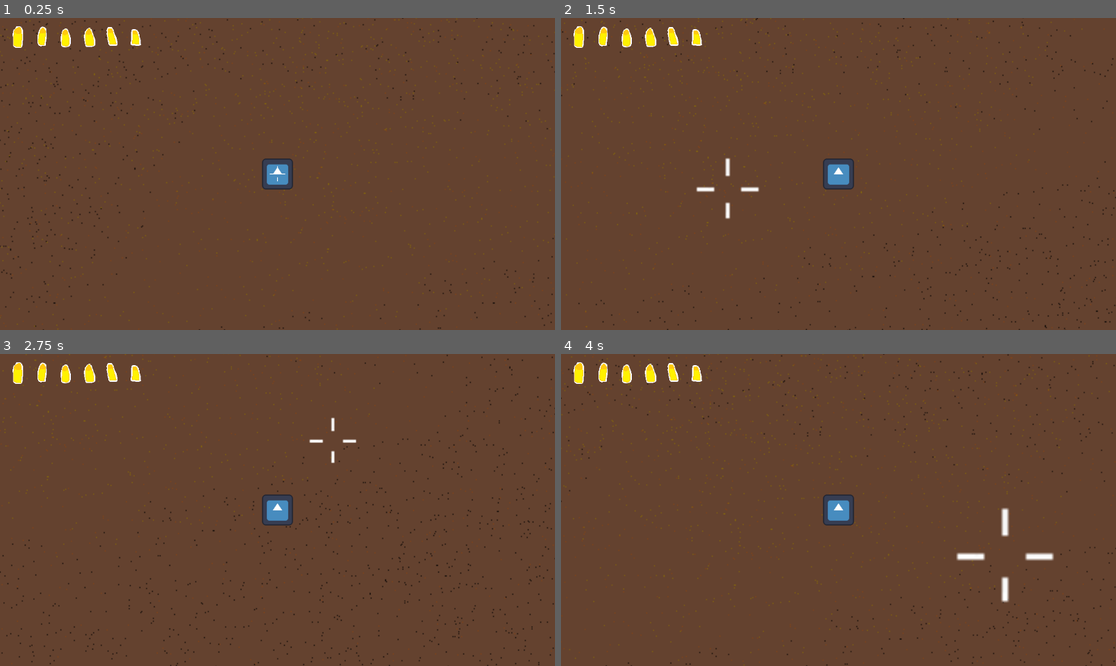
Above: before the commit, frames 1-4 (two rows, left to right).
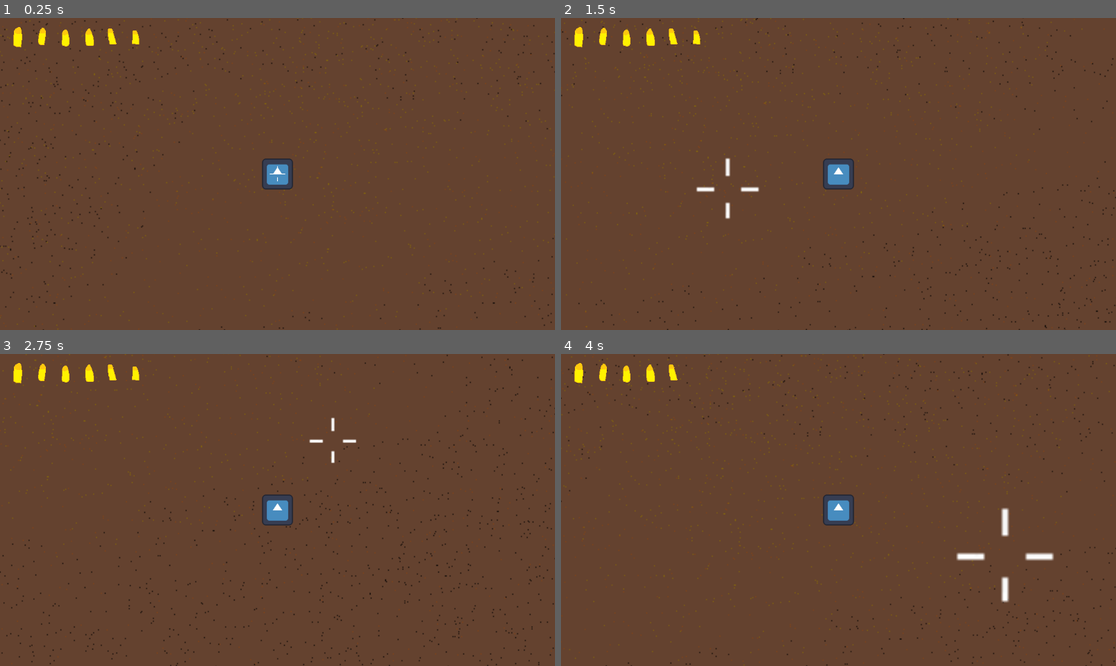
Above: after the commit, the same moments.

Repository: Niimphu/quickdraw
Game: Godot game, scene res://test.tscn
Same seed, same stepped clock (60 frames per second), same inputs: the game is played once before the commit and once after it. The engine's default icon, where the game draws it, is replaced by a stand-in: a white triangle on a blue panel in a dark square.
Inputs (mouse positions are in pixels of both pictures, inside the frame that each line leads up to):
- Up to frame 1 (0.25 s): no input
- Up to frame 2 (1.5 s): tap Enter at 0.5 s; hold D (right) 0.53-1.28 s; hold Space (roll) 0.53-1.28 s; move the mouse to (727, 189) at 1.27 s; hold S (down) from 1.28 s (still down); tap Mouse wheel down (scroll_down) at 1.35 s
- Up to frame 3 (2.75 s): move the mouse to (333, 441) at 2.02 s; release S (down) at 2.03 s; hold D (right) from 2.03 s (still down); hold Mouse wheel up (scroll_up) from 2.03 s (still down)
- Up to frame 4 (4 s): move the mouse to (810, 572) at 2.77 s; release D (right) at 2.78 s; release Mouse wheel up (scroll_up) at 2.78 s; hold W (up) 2.78-3.53 s; click (810, 572) at 2.85 s; move the mouse to (1005, 556) at 3.52 s; hold A (left) from 3.53 s (still down); hold Space (roll) from 3.53 s (still down)

The runs differ from the first frame. In frame 1, 0.2% of the frame differs, in the area x 2-26%, y 2-10%; in frame 2, 0.2%; in frame 3, 0.2%; in frame 4, 0.3%.

Commit message:
charged bullet ui indicator

Diff:
--- a/ammo_indicator.gd
+++ b/ammo_indicator.gd
@@ -1,9 +1,18 @@
 extends TextureProgressBar
 
+@export var MaskBar: ProgressBar
+@export var ChargedBullets: TextureProgressBar
 
-# Called when the node enters the scene tree for the first time.
+
 func _ready() -> void:
-	EventBus.ammo_changed.connect(update)
+	EventBus.ammo_changed.connect(update_ammo)
+	EventBus.charged_bullet.connect(update_charged_bullets)
 
-func update(new_value: int) -> void:
+
+func update_ammo(new_value: int) -> void:
 	value = new_value
+	MaskBar.value = new_value
+
+
+func update_charged_bullets(new_value: int) -> void:
+	ChargedBullets.value = new_value
--- a/event_bus.gd
+++ b/event_bus.gd
@@ -2,3 +2,4 @@
 
 signal accuracy_changed(value: float)
 signal ammo_changed(value: int)
+signal charged_bullet(value: int)
--- a/player.gd
+++ b/player.gd
@@ -156,6 +156,7 @@
 	elif charged_bullets < Gun.max_ammo:
 		if charged_bullets < Gun.ammo:
 			charged_bullets += 1
+			EventBus.charged_bullet.emit(charged_bullets)
 		#if charged_bullets < Gun.max_ammo:
 			#change_accuracy_modifier(-0.1)wd
 		if charged_bullets == Gun.max_ammo:
@@ -168,5 +169,6 @@
 	update_accuracy()
 	speed = move_speed
 	charged_bullets = 0
+	EventBus.charged_bullet.emit(charged_bullets)
 	accuracy_modifier = 1
 	#change_accuracy_modifier(0)
--- a/test.tscn
+++ b/test.tscn
@@ -58,19 +58,22 @@
 theme_override_constants/margin_right = 16
 theme_override_constants/margin_bottom = 16
 
-[node name="AmmoIndicator" type="TextureProgressBar" parent="UI/MarginContainer" unique_id=610053201]
+[node name="AmmoIndicator" type="TextureProgressBar" parent="UI/MarginContainer" unique_id=610053201 node_paths=PackedStringArray("MaskBar", "ChargedBullets")]
 layout_mode = 2
 max_value = 6.0
 value = 6.0
 rounded = true
 texture_progress = ExtResource("6_g14j6")
 script = ExtResource("7_vbegm")
+MaskBar = NodePath("MaskBar")
+ChargedBullets = NodePath("MaskBar/ChargedBullets")
 
-[node name="ProgressBar" type="ProgressBar" parent="UI/MarginContainer/AmmoIndicator" unique_id=643634311]
+[node name="MaskBar" type="ProgressBar" parent="UI/MarginContainer/AmmoIndicator" unique_id=643634311]
 clip_children = 1
 layout_mode = 0
 offset_right = 294.5
 offset_bottom = 56.5
+mouse_filter = 1
 theme_override_styles/background = SubResource("StyleBoxFlat_xersf")
 theme_override_styles/fill = SubResource("StyleBoxFlat_ehkex")
 max_value = 6.0
@@ -78,12 +81,11 @@
 value = 6.0
 rounded = true
 
-[node name="ChargedBullets" type="TextureProgressBar" parent="UI/MarginContainer/AmmoIndicator/ProgressBar" unique_id=888424943]
+[node name="ChargedBullets" type="TextureProgressBar" parent="UI/MarginContainer/AmmoIndicator/MaskBar" unique_id=888424943]
 layout_mode = 0
 offset_right = 2273.0
 offset_bottom = 1263.0
 max_value = 6.0
-value = 6.0
 rounded = true
 fill_mode = 1
 texture_progress = ExtResource("8_ehkex")
Binary file changed: img/chargedbulets.png
